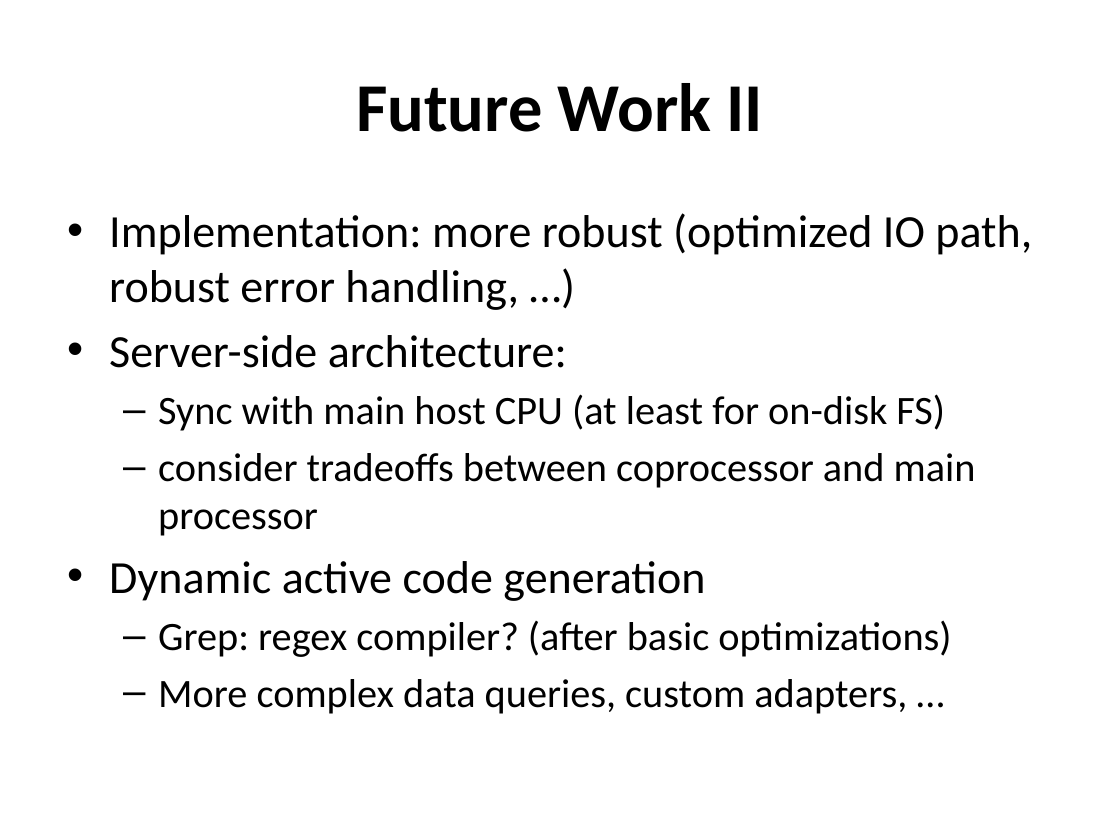
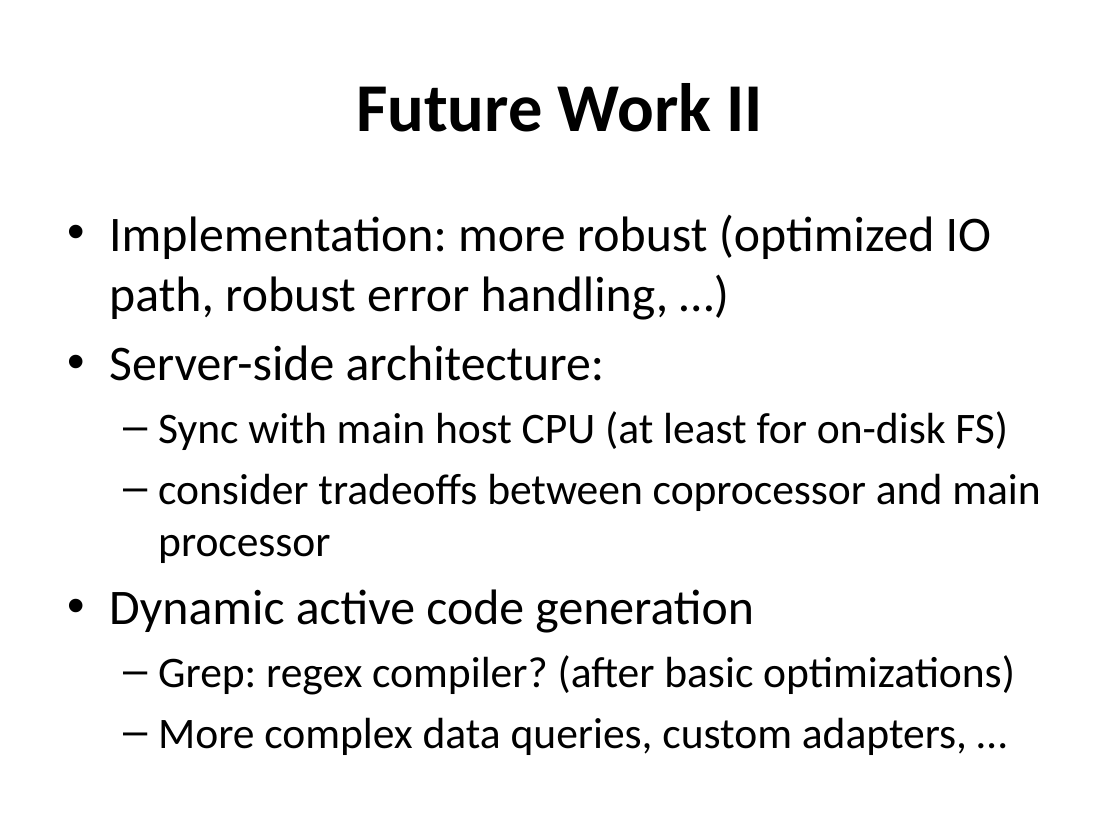
Before and after one commit to madananshul/ActiveRDMA, a slide deck: slide 21 of doc/presentation/presentation.pptx. Drawn at 1120x840 pixels with LibreOffice and Linux fonts; fonts in the diff are those of the drawing. Boxes give left, top, right and bottom in pixels: in the first picture for what was removed or moved away, otherwise in the second. Text is boxed around its words. In the diff, an @@ line names an element or a change of style, - is before the commit and + after.

```diff
--- a/doc/presentation/presentation.pptx
+++ b/doc/presentation/presentation.pptx
@@ text "Implementation: more robust (optimized IO ..." at (109, 215, 1040, 755): size 29.6 to 32 pt in "Implementation: more robust (optimized IO path, robust ...", "Server-side architecture:", "Dynamic active code generation"; size 25.9 to 28 pt in "Sync with main host CPU (at least ...", "consider tradeoffs between coprocessor and main processor", "Grep: regex compiler? (after basic optimizations)", "More complex data queries, custom adapters, …" @@
```
Also in this commit, not shown: 3 other slides changed, 1 other file.
